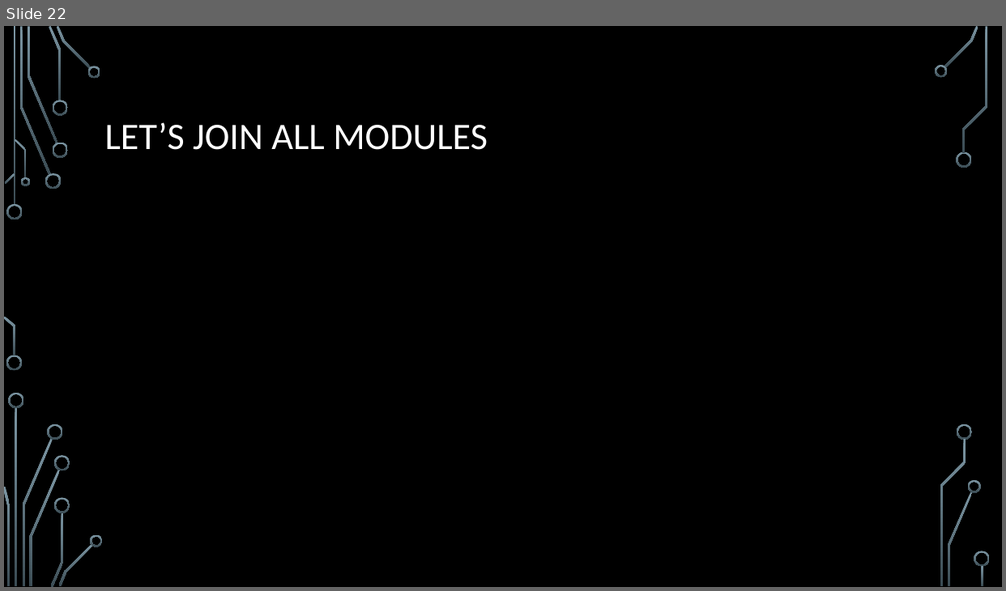
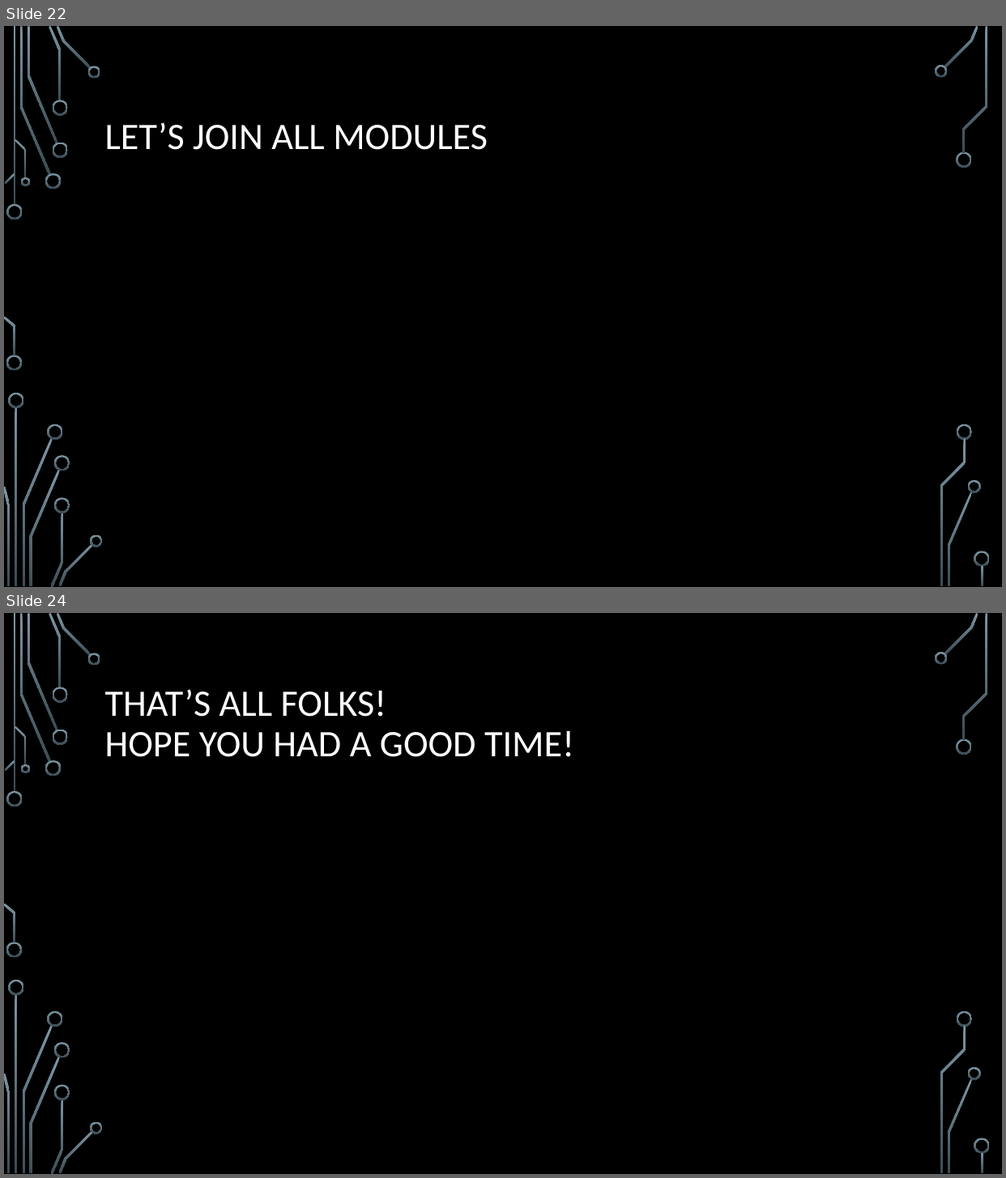
Before and after one commit to chinmayshah99/botson2, a slide deck: bot.pptx. Shown one above the other, each under a label of ours: slide 22 before the commit, slides 22 and 24 after it; the slides between them are not shown. The pictures are 1006x591 and 1006x1178 pixels, drawn with LibreOffice and Linux fonts; fonts in the diff are those of the drawing; background and template pictures are left out. Boxes give left, top, right and bottom in pixels: in the first picture for what was removed or moved away, otherwise in the second. Text is boxed around its words. In the diff, an @@ line names an element or a change of style, - is before the commit and + after.

```diff
--- a/bot.pptx
+++ b/bot.pptx
@@ slide 24 added at (4,613,1002,1174), background picture (left out); not listed: 36 template elements that a slide beside it also shows @@
@@ title added at (105,689,574,757), 36 pt, text #FFFFFF @@
+THAT’S ALL FOLKS!
+HOPE YOU HAD A GOOD TIME!
```
Also in this commit, not shown: 1 other slide added, 7 other files.
